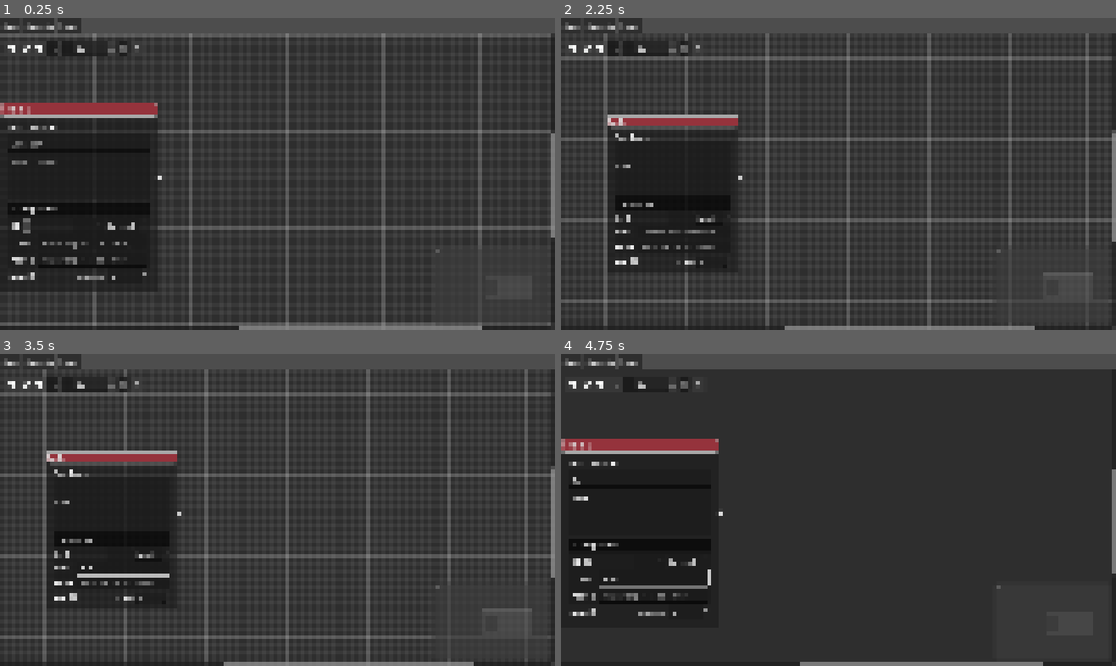
Above: before the commit, frames 1-4 (two rows, left to right).
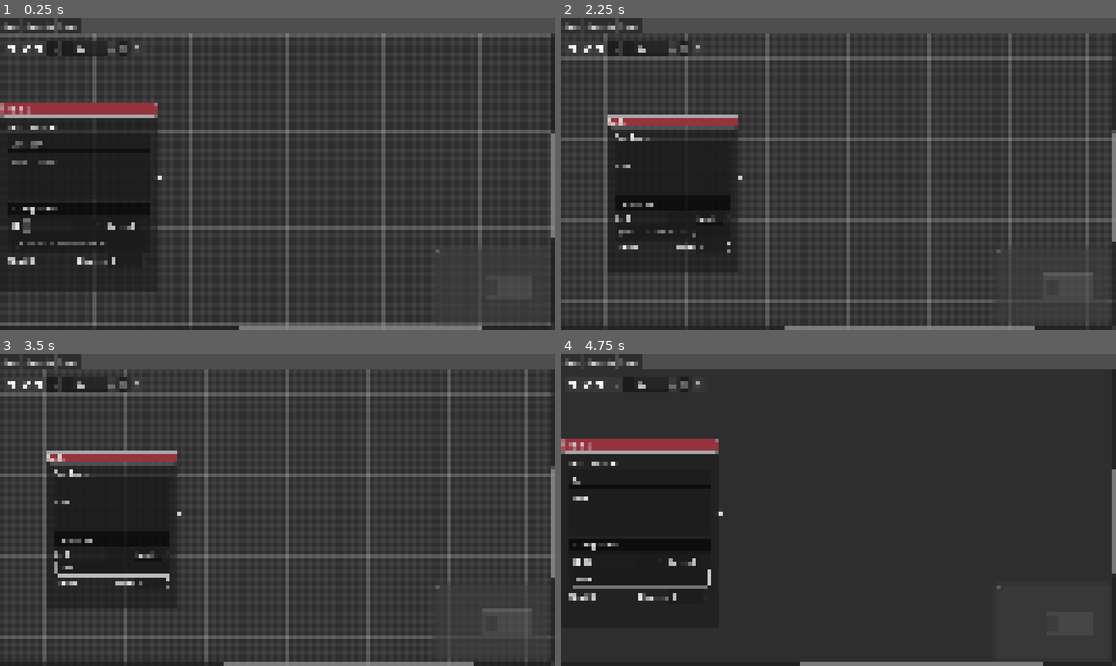
Above: after the commit, the same moments.

Repository: Roboticy3/Louder
Game: Godot game, scene res://entities/editor.tscn
Same seed, same stepped clock (60 frames per second), same inputs: the game is played once before the commit and once after it.
Inputs (mouse positions are in pixels of both pictures, inside the frame that each line leads up to):
- Up to frame 1 (0.25 s): no input
- Up to frame 2 (2.25 s): click (638, 142) at 0.52 s; type "12" at 0.6 s; click (638, 177) at 0.75 s; type "Alex" at 0.83 s; click (588, 227) at 1.27 s; click (572, 49) at 2 s
- Up to frame 3 (3.5 s): click (122, 569) at 2.77 s; type "Alex" at 2.85 s
- Up to frame 4 (4.75 s): click (599, 385) at 3.5 s; click (616, 385) at 4.25 s

The runs differ from the first frame. In frame 1, 0.7% of the frame differs, in the area x 1-27%, y 71-84%; in frame 2, 0.5%; in frame 3, 0.4%; in frame 4, 0.5%.

Commit message:
expression serialization and deserialization

Diff:
--- a/entities/hub.tscn
+++ b/entities/hub.tscn
@@ -36,7 +36,7 @@
 corner_radius_bottom_right = 8
 corner_radius_bottom_left = 8
 
-[node name="Hub" type="GraphNode" unique_id=1992437552 node_paths=PackedStringArray("speaker", "text_content", "dc_check", "dc_skill_option", "dc_level_spin", "start_check", "choices_logic")]
+[node name="Hub" type="GraphNode" unique_id=1992437552 node_paths=PackedStringArray("speaker", "text_content", "dc_check", "dc_skill_option", "dc_level_spin", "expressions_editor", "start_check", "choices_logic")]
 custom_minimum_size = Vector2(330, 0)
 offset_left = 95.0
 offset_top = 148.0
@@ -100,6 +100,7 @@
 dc_check = NodePath("OtherSection/VBoxContainer/HBoxContainer/CheckBox")
 dc_skill_option = NodePath("OtherSection/VBoxContainer/HBoxContainer/OptionButton")
 dc_level_spin = NodePath("OtherSection/VBoxContainer/HBoxContainer/SpinBox")
+expressions_editor = NodePath("OtherSection/VBoxContainer/GridContainer/TextEdit")
 start_check = NodePath("ChoicesSection/CheckBox")
 choices_logic = NodePath("ChoicesSection/ChoicesSectionLogic")
 
@@ -122,6 +123,7 @@
 placeholder_text = "Text Content"
 auto_brace_completion_enabled = true
 script = ExtResource("1_l10or")
+oneliner = false
 
 [node name="OtherSection" type="FoldableContainer" parent="." unique_id=675481074]
 layout_mode = 2
@@ -157,9 +159,8 @@
 prefix = "Level:"
 script = ExtResource("2_w7r13")
 
-[node name="GridContainer" type="GridContainer" parent="OtherSection/VBoxContainer" unique_id=703605903]
-layout_mode = 2
-columns = 2
+[node name="GridContainer" type="HBoxContainer" parent="OtherSection/VBoxContainer" unique_id=543840975]
+layout_mode = 2
 
 [node name="Label" type="Label" parent="OtherSection/VBoxContainer/GridContainer" unique_id=747363944]
 layout_mode = 2
@@ -178,22 +179,7 @@
 auto_brace_completion_enabled = true
 auto_brace_completion_highlight_matching = true
 script = ExtResource("1_l10or")
-
-[node name="Label2" type="Label" parent="OtherSection/VBoxContainer/GridContainer" unique_id=1702894720]
-layout_mode = 2
-text = "Action "
-
-[node name="TextEdit2" type="CodeEdit" parent="OtherSection/VBoxContainer/GridContainer" unique_id=1709159738]
-layout_mode = 2
-size_flags_horizontal = 3
-theme_override_constants/line_spacing = 0
-placeholder_text = "(enter expressions here)"
-wrap_mode = 1
-scroll_fit_content_height = true
-delimiter_strings = Array[String](["\" \"", "' '"])
-auto_brace_completion_enabled = true
-auto_brace_completion_highlight_matching = true
-script = ExtResource("1_l10or")
+oneliner = false
 
 [node name="ChoicesSection" type="HBoxContainer" parent="." unique_id=215591025]
 layout_mode = 2
--- a/scripts/hub.gd
+++ b/scripts/hub.gd
@@ -11,6 +11,7 @@
 @export var dc_check:CheckBox
 @export var dc_skill_option:OptionButton
 @export var dc_level_spin:SpinBox
+@export var expressions_editor:CodeEdit
 @export var start_check:CheckBox
 @export var choices_logic:ChoicesSectionLogic
 
@@ -23,6 +24,10 @@
 
 	var idx := dc_skill_option.selected
 	res.dc_skill = dc_skill_option.get_item_text(idx) if idx >= 0 else ""
+
+	res.expressions = expressions_editor.text.split("\n")
+	for i in res.expressions.size():
+		res.expressions[i] = res.expressions[i].strip_escapes().strip_edges()
 
 	res.dc_level = int(dc_level_spin.value)
 
@@ -45,6 +50,8 @@
 				break
 
 	dc_level_spin.value = res.dc_level
+
+	expressions_editor.text = "\n".join(res.expressions)
 
 	start_check.button_pressed = res.start_enabled
 
--- a/scripts/hub_resource.gd
+++ b/scripts/hub_resource.gd
@@ -5,6 +5,7 @@
 @export var dc_enabled: bool
 @export var dc_skill: String
 @export var dc_level: int
+@export var expressions: PackedStringArray
 @export var start_enabled: bool
 @export var choices: PackedStringArray
 @export var position_offset: Vector2
